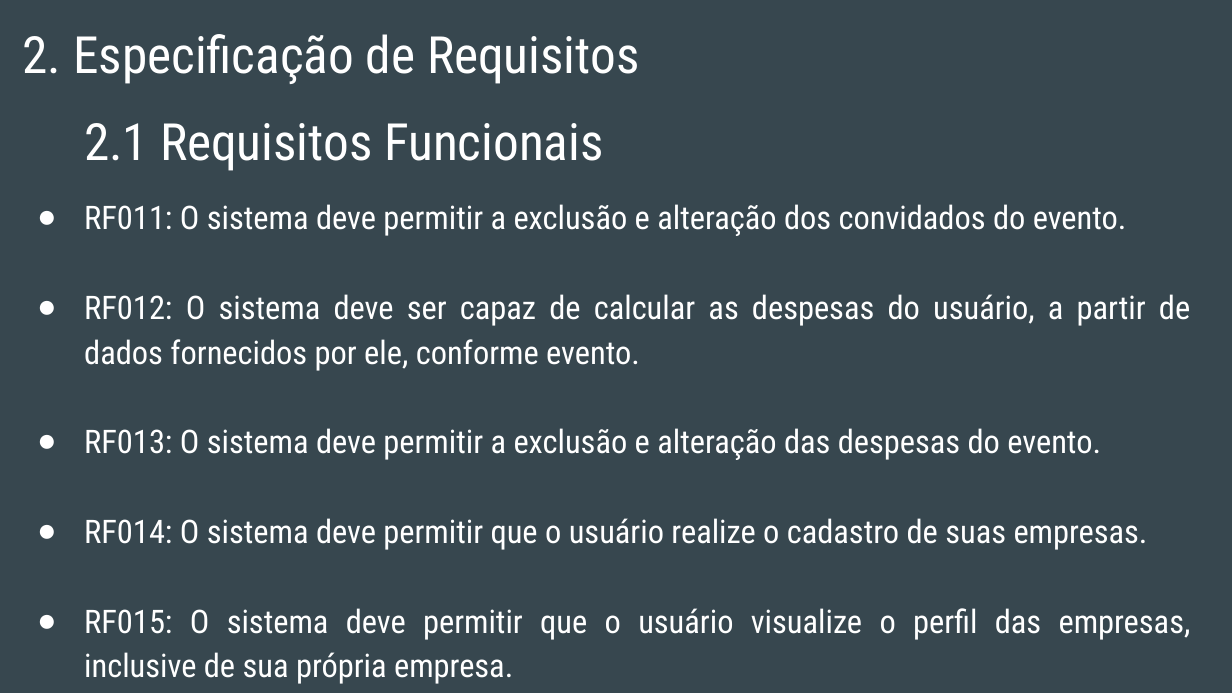
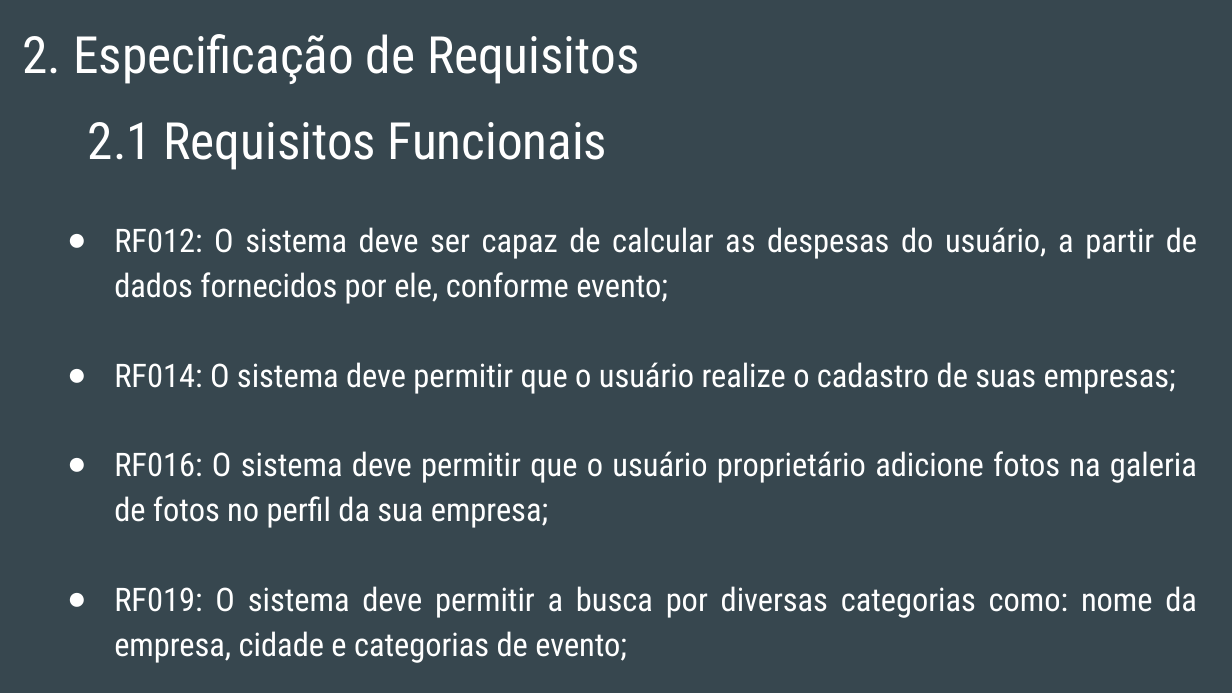
Before and after one commit to biancaleithold/Tcc, a slide deck: slide 4 of documentacao/Projeto Integrador 2019 CELEBRATE FESTAS E EVENTOS.pptx (slide 5 before the commit). Drawn at 1232x693 pixels with LibreOffice and Linux fonts; fonts in the diff are those of the drawing. Boxes give left, top, right and bottom in pixels: in the first picture for what was removed or moved away, otherwise in the second. Text is boxed around its words. In the diff, an @@ line names an element or a change of style, - is before the commit and + after.

```diff
--- a/documentacao/Projeto Integrador 2019 CELEBRATE FESTAS E EVENTOS.pptx
+++ b/documentacao/Projeto Integrador 2019 CELEBRATE FESTAS E EVENTOS.pptx
@@ text at [88, 122, 607, 170]: indent changed @@
@@ text at [114, 227, 1197, 663]: text changed @@
-● RF011: O sistema deve permitir a exclusão e alteração dos convidados do evento.
-● RF012: O sistema deve ser capaz de calcular as despesas do usuário, a partir de dados fornecidos por ele, conforme evento.
-● RF013: O sistema deve permitir a exclusão e alteração das despesas do evento.
-● RF014: O sistema deve permitir que o usuário realize o cadastro de suas empresas.
-● RF015: O sistema deve permitir que o usuário visualize o perfil das empresas, inclusive de sua própria empresa.
+● RF012: O sistema deve ser capaz de calcular as despesas do usuário, a partir de dados fornecidos por ele, conforme evento;
+● RF014: O sistema deve permitir que o usuário realize o cadastro de suas empresas;
+● RF016: O sistema deve permitir que o usuário proprietário adicione fotos na galeria de fotos no perfil da sua empresa;
+● RF019: O sistema deve permitir a busca por diversas categorias como: nome da empresa, cidade e categorias de evento;
```
Also in this commit, not shown: 2 other slides changed, 2 slides removed, 16 other files.
